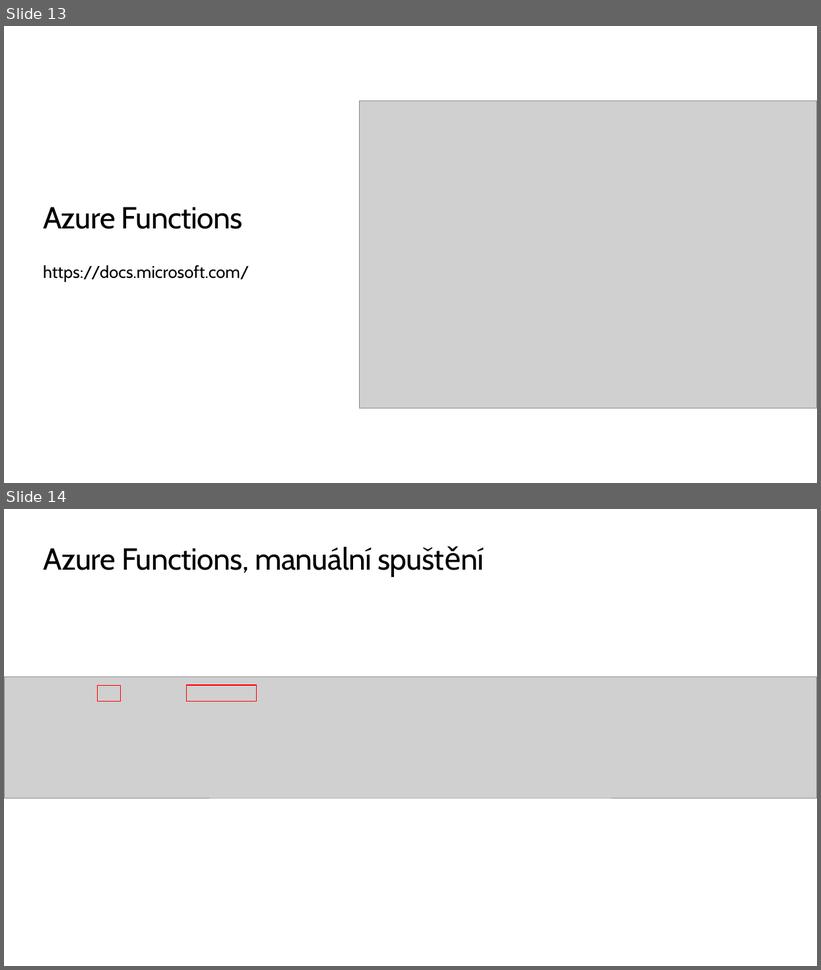
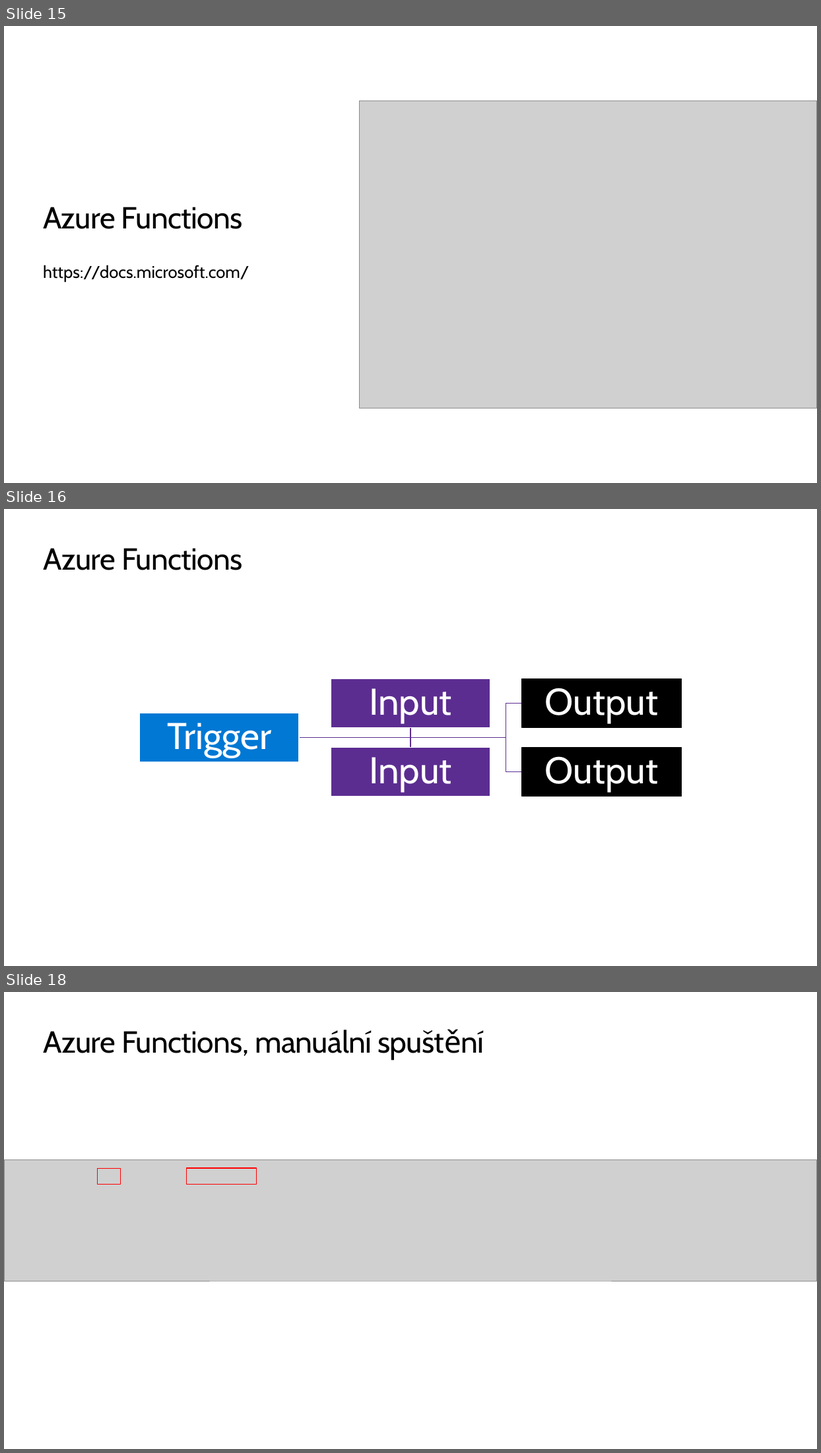
Before and after one commit to skalahonza/VACD2020, a slide deck: slides/Presentation.pptx. Shown one above the other, each under a label of ours: slides 13 and 14 before the commit, slides 15, 16 and 18 after it; the slides between them are not shown. The pictures are 821x970 and 821x1453 pixels, drawn with LibreOffice and Linux fonts; fonts in the diff are those of the drawing; grey boxes stand for pictures; background and template pictures are left out. Boxes give left, top, right and bottom in pixels: in the first picture for what was removed or moved away, otherwise in the second. Text is boxed around its words. In the diff, an @@ line names an element or a change of style, - is before the commit and + after.

```diff
--- a/slides/Presentation.pptx
+++ b/slides/Presentation.pptx
@@ slide 16 added at <box>4,509,817,966</box>, background #FFFFFF @@
@@ title added at <box>43,548,243,570</box>, 36 pt, text #000000 @@
+Azure Functions
@@ group added at <box>140,679,682,796</box>: 5 rectangles, 5 texts, 4 freeform shapes @@
+Trigger
+Output
+Output
+Input
+Input
@@ what was slide 13 is now slide 15 @@
@@ what was slide 14 is now slide 18 @@
```
Also in this commit, not shown: 10 slides changed, 5 other slides added.
